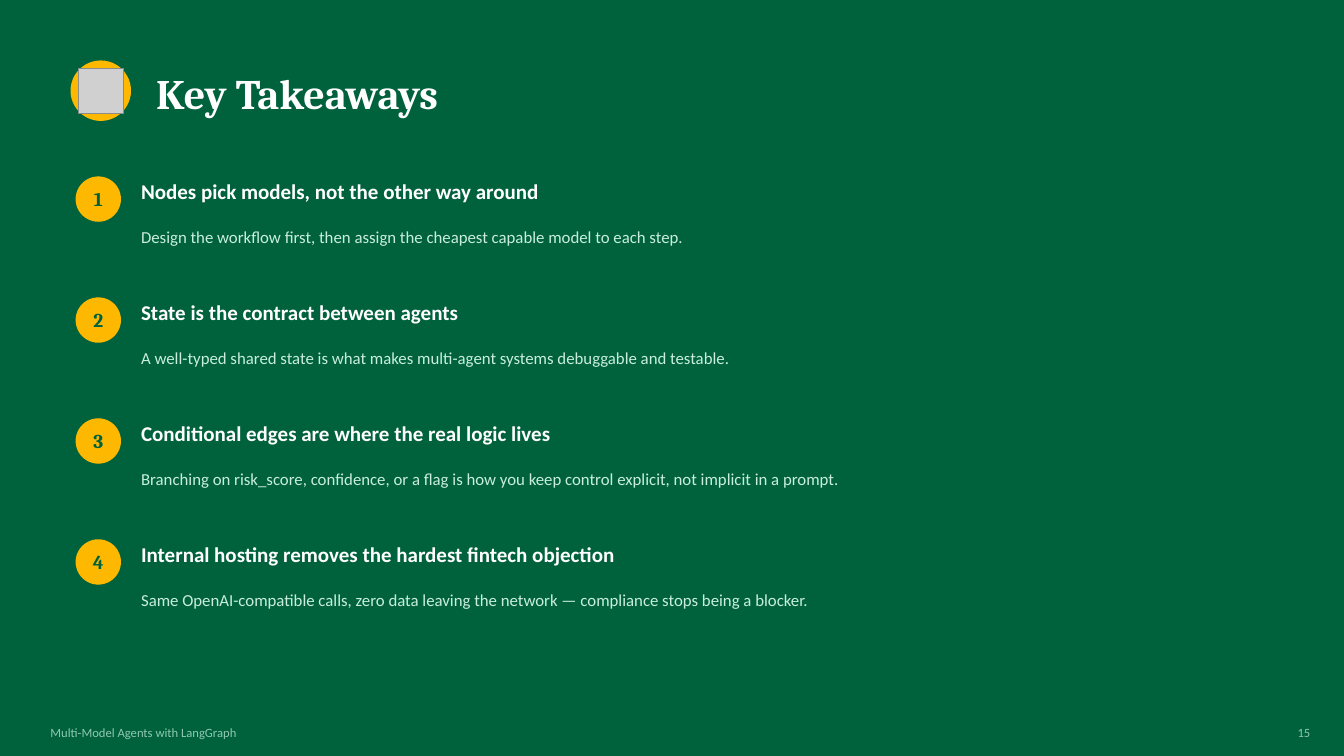
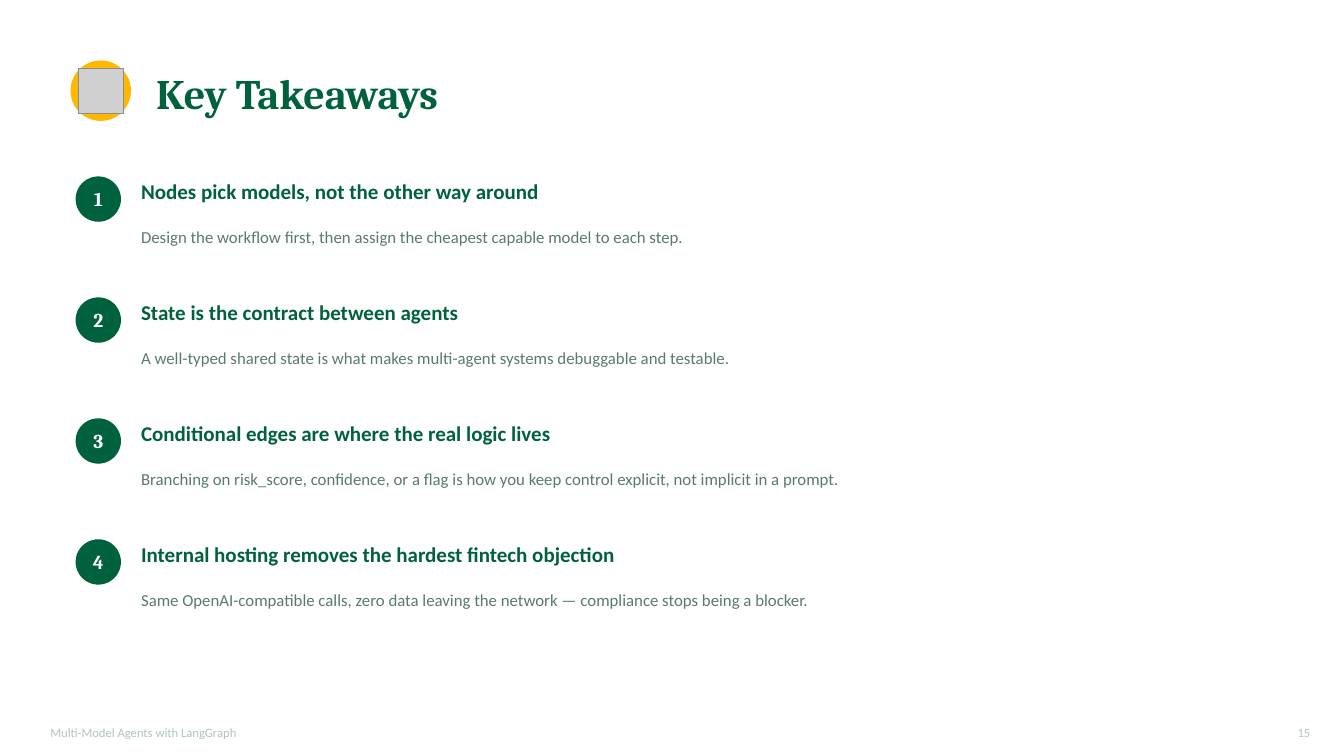
Before and after one commit to Sundar-pk/Multi-modal-agents-, a slide deck: slide 15 of Multi_Model_Agents_LangGraph_Training.pptx. Drawn at 1344x756 pixels with LibreOffice and Linux fonts; fonts in the diff are those of the drawing; grey boxes stand for pictures. Boxes give left, top, right and bottom in pixels: in the first picture for what was removed or moved away, otherwise in the second. Text is boxed around its words. In the diff, an @@ line names an element or a change of style, - is before the commit and + after.

```diff
--- a/Multi_Model_Agents_LangGraph_Training.pptx
+++ b/Multi_Model_Agents_LangGraph_Training.pptx
@@ background #00623D to #FFFFFF @@
@@ text colour #00623D to #FFFFFF in 4 elements at (94,193,103,206), (93,313,103,327), (93,434,103,448), (93,555,104,569) @@
@@ fill #FFB800 to #00623D in 4 elements at (76,176,121,222), (76,297,121,343), (76,418,121,464), (76,539,121,585) @@
@@ text colour #FFFFFF to #00623D in 5 elements at (156,80,438,119), (141,184,539,203), (141,305,458,324), (141,426,550,445), (141,547,614,566) @@
@@ text colour #C9EEDD to #5A7A6C in 4 elements at (141,231,682,246), (141,352,729,367), (141,473,838,488), (141,594,807,609) @@
@@ text "Multi-Model Agents with LangGraph" at (50,728,236,739): text colour #8FC9AC to #A9C9B7 @@
@@ text "15" at (1298,729,1311,737): text colour #8FC9AC to #A9C9B7 @@
```
Also in this commit, not shown: 9 other slides changed.
